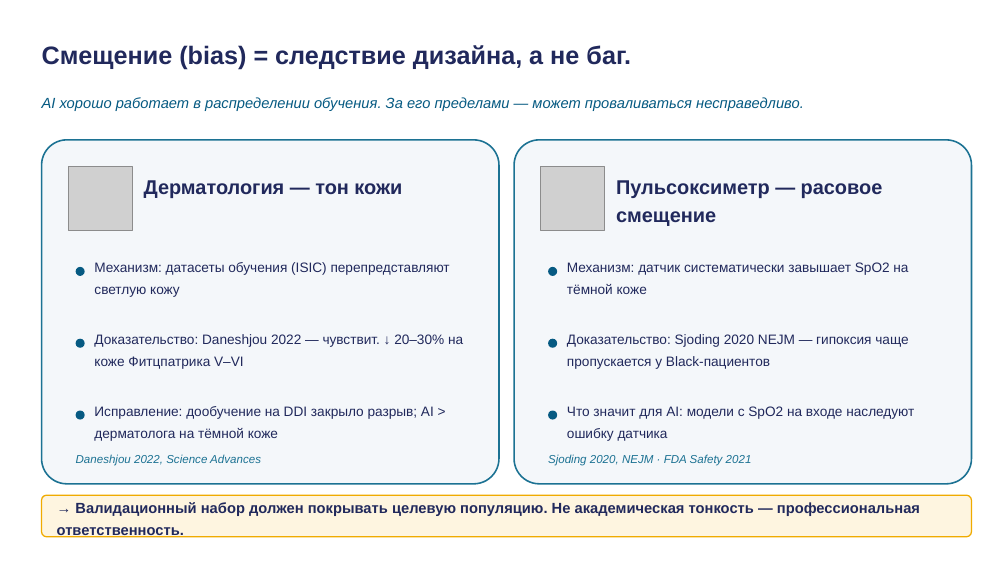
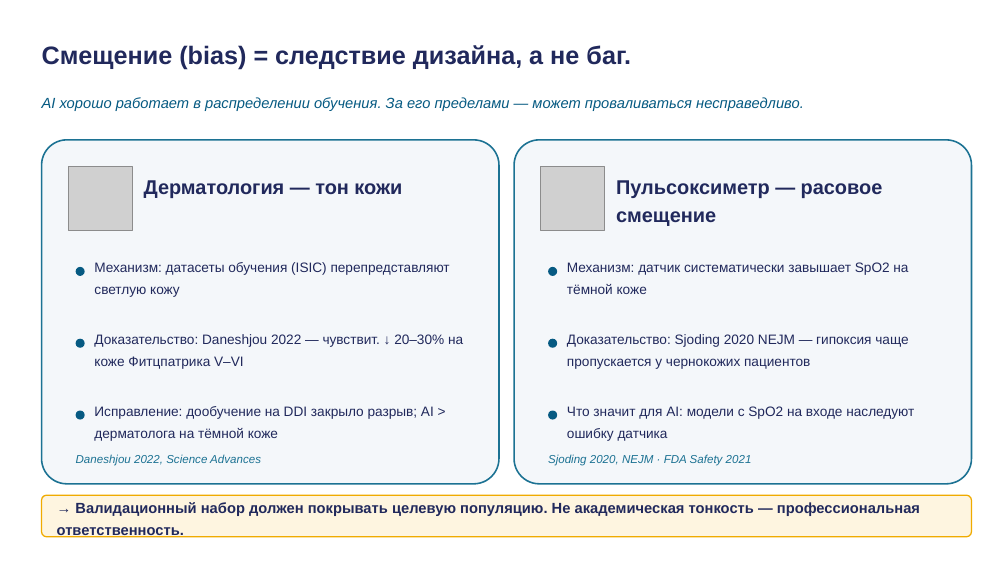
Before and after one commit to tellina-study/AI-usage-lessons, a slide deck: slide 15 of library/lectures/lec-04/rendered/lec-04.pptx. Drawn at 1008x567 pixels with LibreOffice and Linux fonts; fonts in the diff are those of the drawing; grey boxes stand for pictures. Boxes give left, top, right and bottom in pixels: in the first picture for what was removed or moved away, otherwise in the second. Text is boxed around its words. In the diff, an @@ line names an element or a change of style, - is before the commit and + after.

```diff
--- a/library/lectures/lec-04/rendered/lec-04.pptx
+++ b/library/lectures/lec-04/rendered/lec-04.pptx
@@ text at <box>567,334,908,369</box>: text changed @@
-Доказательство: Sjoding 2020 NEJM — гипоксия чаще пропускается у Black-пациентов
+Доказательство: Sjoding 2020 NEJM — гипоксия чаще пропускается у чернокожих пациентов
```
Also in this commit, not shown: 15 other slides changed, 2 slides added, 3 slides removed, 38 other files.
